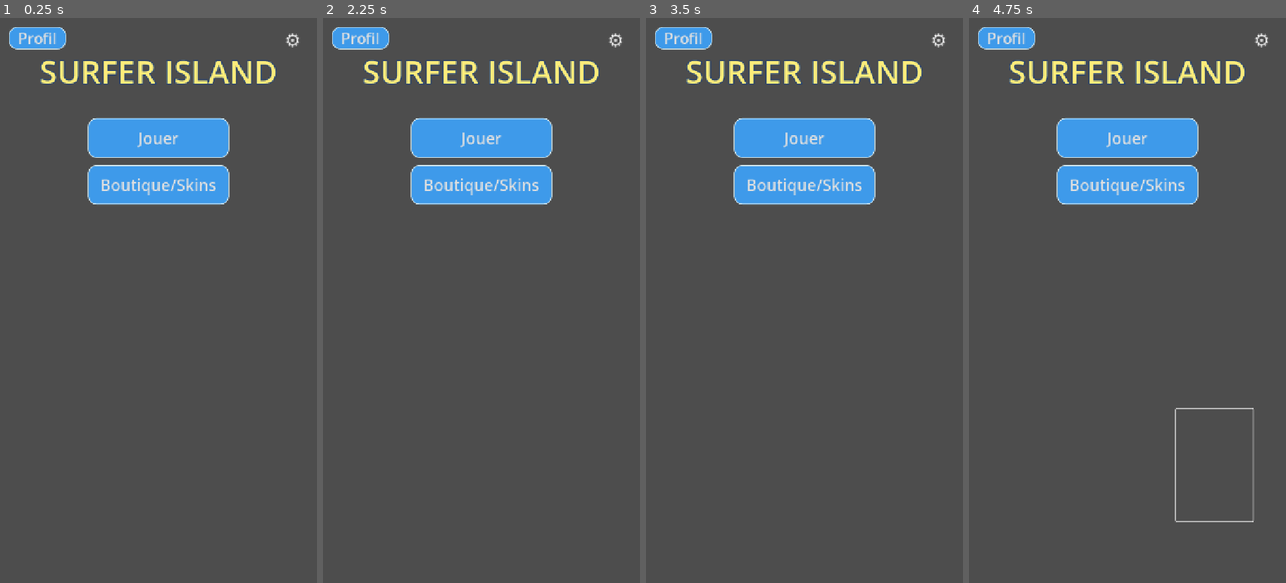
Above: before the commit, frames 1-4 (left to right).
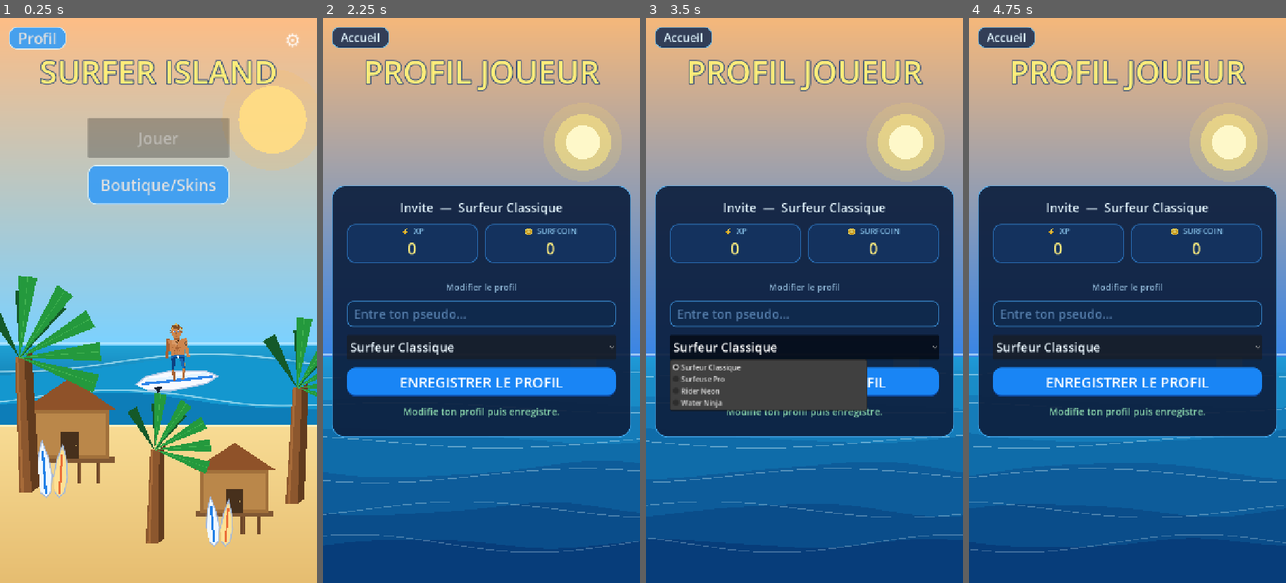
Above: after the commit, the same moments.

Repository: ClemL06/SurfGame
Game: Godot game, scene res://scenes/ui/MainMenu.tscn
The game is run twice, just before and just after one commit, with the same random seed, the same clock (stepped at 60 frames per second) and the same inputs.
Inputs (mouse positions are in pixels of both pictures, inside the frame that each line leads up to; where the layout moved, square brackets give the same spot in the first picture):
- Up to frame 1 (0.25 s): no input
- Up to frame 2 (2.25 s): click (481, 136) at 0.5 s, where only the run before the commit has a clickable "Jouer"; click (481, 136) at 1.25 s, where only the run before the commit has a clickable "Jouer"; click (500, 362) [506, 345] at 2 s
- Up to frame 3 (3.5 s): click (829, 345) at 2.77 s
- Up to frame 4 (4.75 s): tap Enter (ui_accept) at 3.5, 3.77, 4.52 s; move the mouse to (1197, 272) at 3.52 s; hold Right (ui_right) 3.53-4.28 s; click (1197, 272) at 3.67 s; move the mouse to (1064, 328) at 4.27 s; hold Down (ui_down) from 4.28 s (still down)

The runs differ from the first frame. In frame 1, 95% of the frame differs, in the area x 0-100%, y 0-100%; in frame 2, 100%; in frame 3, 95%; in frame 4, 100%.
Error before the commit: Parse Error: Identifier "base" not declared in the current scope. (res://scripts/ui/main_menu.gd:138)

Commit message:
Update main_menu.gd

Diff:
--- a/nouveau-projet-de-jeu/scripts/ui/main_menu.gd
+++ b/nouveau-projet-de-jeu/scripts/ui/main_menu.gd
@@ -61,8 +61,11 @@
 	_draw_home_wave_band(size, size.y * 0.68, 18.0, 150.0, 0.92, Color(0.05, 0.49, 0.72), Color(0.90, 1.0, 1.0, 0.58), size.y * 0.72)
 	draw_rect(Rect2(Vector2(0.0, size.y * 0.72), Vector2(size.x, 4.0)), Color(1.0, 0.97, 0.82, 0.70))
 
-	_draw_hut(Vector2(size.x * 0.22, size.y * 0.82), 1.5)
-	_draw_hut(Vector2(size.x * 0.74, size.y * 0.91), 1.3)
+	if GameManager.total_xp >= 200:
+		_draw_big_house(Vector2(size.x * 0.38, size.y * 0.88), 1.4)
+	else:
+		_draw_hut(Vector2(size.x * 0.22, size.y * 0.82), 1.5)
+		_draw_hut(Vector2(size.x * 0.74, size.y * 0.91), 1.3)
 	_draw_palm(Vector2(size.x * 0.08, size.y * 0.84), 1.8, -0.12)
 	_draw_palm(Vector2(size.x * 0.92, size.y * 0.86), 1.55, 0.14)
 	_draw_palm(Vector2(size.x * 0.48, size.y * 0.93), 1.25, 0.08)
@@ -135,6 +138,9 @@
 	], center, angle, scale_factor)
 	draw_colored_polygon(stripe, stripe_color)
 
+func _draw_big_house(base: Vector2, sc: float) -> void:
+	var wall_w := 240.0 * sc
+	var wall_h := 90.0 * sc
 	var wall_rect := Rect2(base - Vector2(wall_w * 0.5, wall_h + 48.0 * sc), Vector2(wall_w, wall_h))
 
 	# Pilotis (6 poteaux plus epais)
@@ -142,6 +148,68 @@
 		var pile_x: float = wall_rect.position.x + wall_rect.size.x * (0.5 + x_shift)
 		var pile_top: Vector2 = Vector2(pile_x, wall_rect.position.y + wall_rect.size.y)
 		var pile_bottom: Vector2 = Vector2(pile_x, base.y + 4.0 * sc)
+		draw_line(pile_top, pile_bottom, Color(0.43, 0.28, 0.16), 8.0 * sc)
+		draw_line(pile_top + Vector2(2.0, 0.0), pile_bottom + Vector2(2.0, 0.0), Color(0.63, 0.44, 0.25, 0.45), 3.0 * sc)
+
+	# Plateforme bois (plus large et plus epaisse)
+	draw_rect(
+		Rect2(
+			Vector2(wall_rect.position.x - 14.0 * sc, wall_rect.position.y + wall_rect.size.y - 5.0 * sc),
+			Vector2(wall_rect.size.x + 28.0 * sc, 13.0 * sc)
+		),
+		Color(0.50, 0.34, 0.20)
+	)
+
+	# Murs
+	draw_rect(wall_rect, Color(0.63, 0.44, 0.23))
+	draw_rect(
+		Rect2(wall_rect.position + Vector2(10.0, 10.0), wall_rect.size - Vector2(20.0, 20.0)),
+		Color(0.73, 0.53, 0.29)
+	)
+
+	# Toit (plus large, plus imposant)
+	var roof := PackedVector2Array([
+		wall_rect.position + Vector2(-22.0 * sc, 0.0),
+		wall_rect.position + Vector2(wall_rect.size.x + 22.0 * sc, 0.0),
+		wall_rect.position + Vector2(wall_rect.size.x * 0.5, -58.0 * sc)
+	])
+	draw_colored_polygon(roof, Color(0.56, 0.32, 0.16))
+	draw_polyline(PackedVector2Array([
+		wall_rect.position + Vector2(-22.0 * sc, 0.0),
+		wall_rect.position + Vector2(wall_rect.size.x + 22.0 * sc, 0.0)
+	]), Color(0.35, 0.20, 0.10), 2.5 * sc)
+	# Reflet toit
+	draw_line(
+		wall_rect.position + Vector2(wall_rect.size.x * 0.12, -8.0 * sc),
+		wall_rect.position + Vector2(wall_rect.size.x * 0.5, -54.0 * sc),
+		Color(0.80, 0.52, 0.32, 0.22), 5.0 * sc
+	)
+
+	# Porte centrale
+	var door := Rect2(
+		wall_rect.position + Vector2(wall_rect.size.x * 0.44, wall_rect.size.y * 0.38),
+		Vector2(32.0 * sc, 48.0 * sc)
+	)
+	draw_rect(door, Color(0.28, 0.19, 0.11))
+	draw_circle(door.position + Vector2(door.size.x - 7.0, door.size.y * 0.52), 2.5, Color(0.90, 0.78, 0.47))
+
+	# 2 fenetres avec croisillons
+	for side in [-1, 1]:
+		var win_cx: float = wall_rect.position.x + wall_rect.size.x * (0.5 + float(side) * 0.28)
+		var win := Rect2(
+			Vector2(win_cx - 16.0 * sc, wall_rect.position.y + 16.0 * sc),
+			Vector2(32.0 * sc, 30.0 * sc)
+		)
+		draw_rect(win, Color(0.20, 0.13, 0.08))
+		draw_rect(Rect2(win.position + Vector2(3.0, 3.0), win.size - Vector2(6.0, 6.0)), Color(0.55, 0.80, 0.92, 0.75))
+		draw_line(Vector2(win_cx, win.position.y + 3.0), Vector2(win_cx, win.position.y + win.size.y - 3.0), Color(0.28, 0.19, 0.11), 1.5)
+		draw_line(Vector2(win.position.x + 3.0, win.position.y + win.size.y * 0.5), Vector2(win.position.x + win.size.x - 3.0, win.position.y + win.size.y * 0.5), Color(0.28, 0.19, 0.11), 1.5)
+
+	# 3 planches de surf
+	_draw_surfboard(base + Vector2(-80.0 * sc, -10.0 * sc), 1.0 * sc,  -0.10, Color(0.94, 0.97, 1.0), Color(0.13, 0.50, 0.90))
+	_draw_surfboard(base + Vector2(-52.0 * sc, -8.0  * sc), 0.95 * sc,  0.07, Color(0.99, 0.88, 0.58), Color(0.92, 0.43, 0.22))
+	_draw_surfboard(base + Vector2(-24.0 * sc, -9.0  * sc), 0.90 * sc, -0.05, Color(0.88, 0.94, 0.85), Color(0.25, 0.70, 0.40))
+
 func _transform_points_local(points: Array[Vector2], offset: Vector2, angle: float, scale_factor: float) -> PackedVector2Array:
 	var out := PackedVector2Array()
 	var c := cos(angle)
